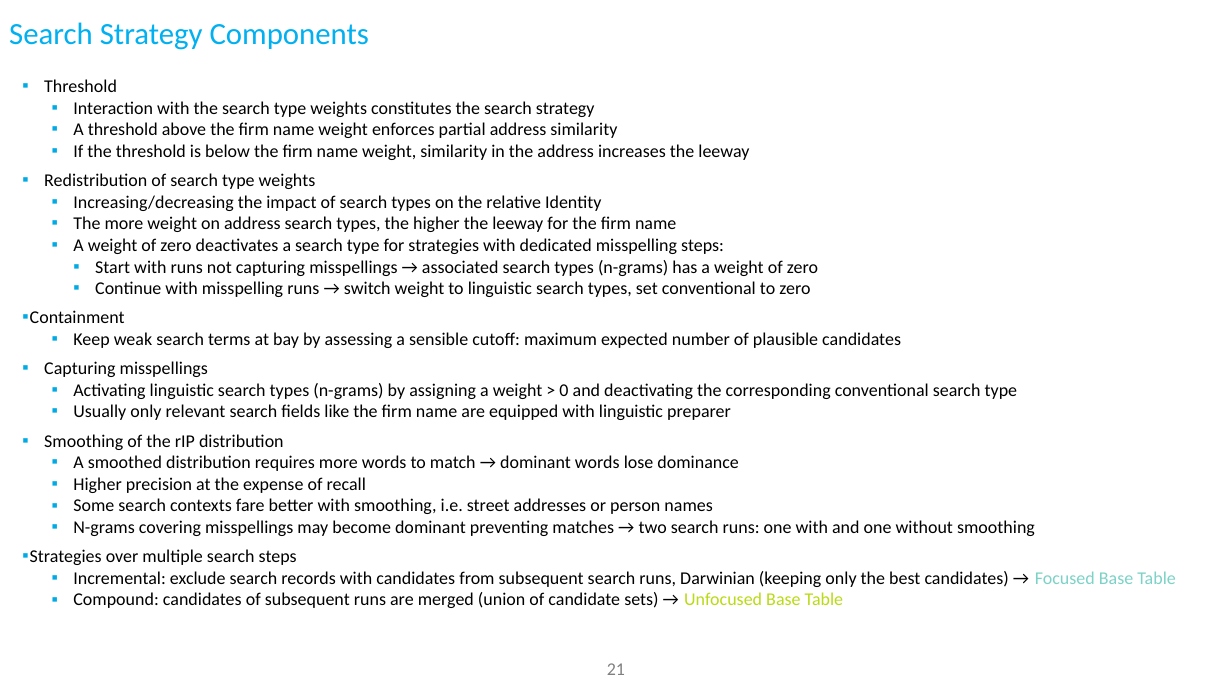
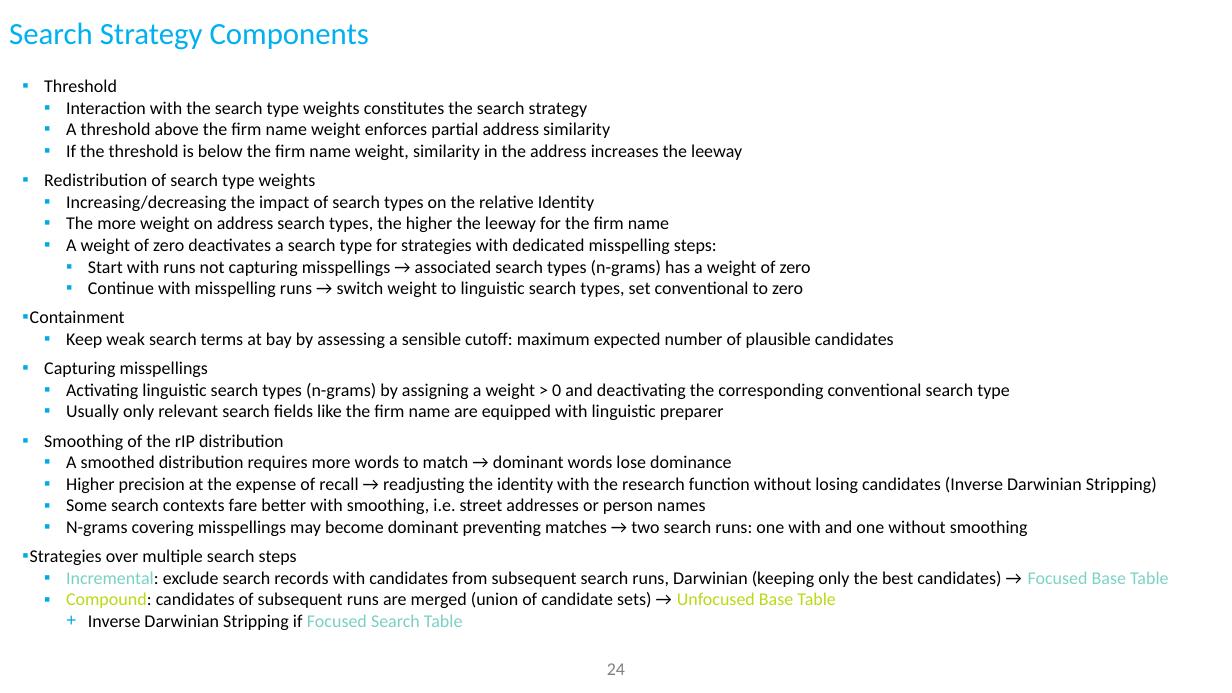
Before and after one commit to ThorstenDoherr/searchengine, a slide deck: slide 24 of doc/SearchEngine_Slides.pptx (slide 21 before the commit). Drawn at 1232x693 pixels with LibreOffice and Linux fonts; fonts in the diff are those of the drawing; background and template pictures are left out. Boxes give left, top, right and bottom in pixels: in the first picture for what was removed or moved away, otherwise in the second. Text is boxed around its words. In the diff, an @@ line names an element or a change of style, - is before the commit and + after.

```diff
--- a/doc/SearchEngine_Slides.pptx
+++ b/doc/SearchEngine_Slides.pptx
@@ text at box(66, 101, 1168, 608): text colour #000000 to #7AD0C4 in "Incremental:"; text colour #000000 to #BADA15 in "Compound:"; indent changed @@
@@ text at box(66, 477, 1157, 493): text changed @@
-  ▪ Higher precision at the expense of recall
+  ▪ Higher precision at the expense of recall → readjusting the identity with the research function without losing candidates (Inverse Darwinian Stripping)
@@ text at box(88, 614, 462, 630): paragraph added @@
+  + Inverse Darwinian Stripping if Focused Search Table
@@ page number at box(607, 663, 625, 675): text changed @@
-21
+24
```
Also in this commit, not shown: 9 other slides changed, 3 slides added, 3 other files.
